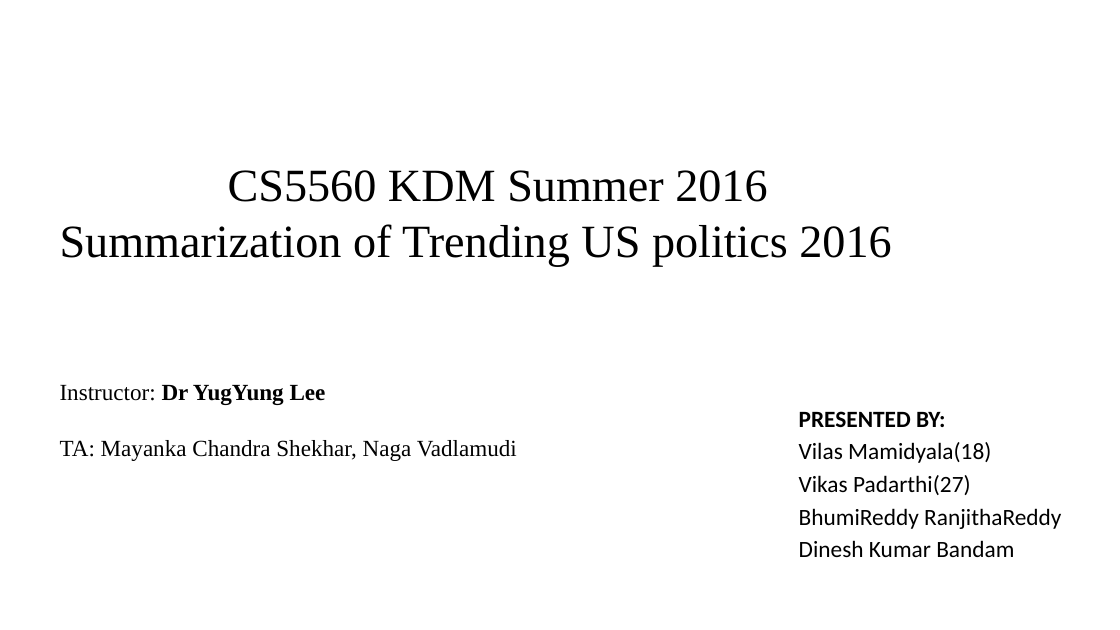
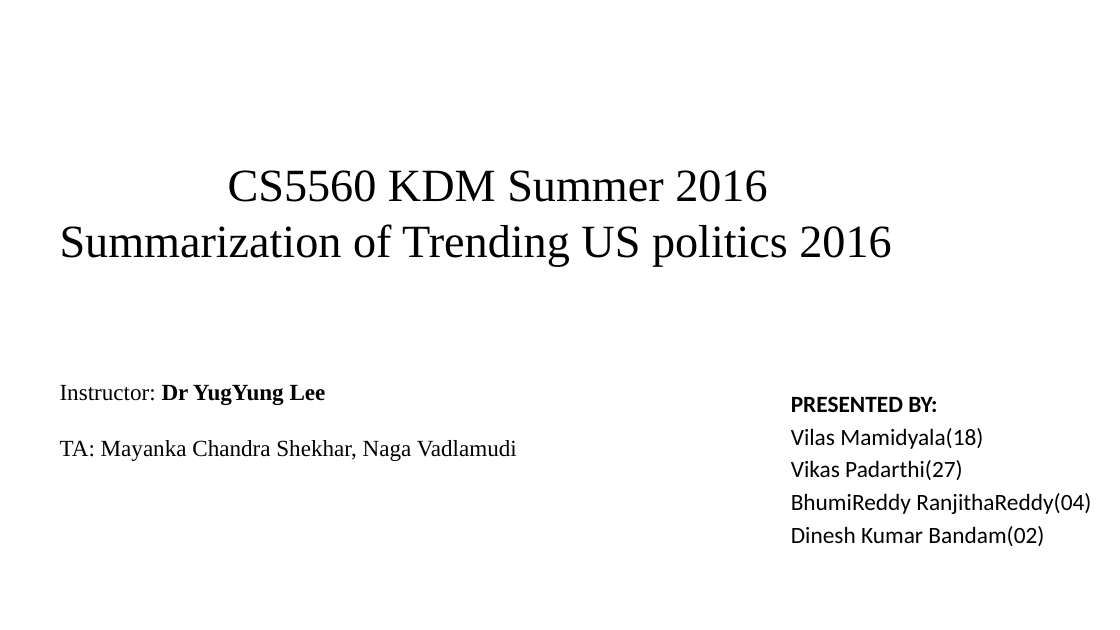
Before and after one commit to vilasmamidyala/KDM_SM16_SM, a slide deck: slide 1 of Documentation/KDM Presentation final.pptx. Drawn at 1120x630 pixels with LibreOffice and Linux fonts; fonts in the diff are those of the drawing; background and template pictures are left out. Boxes give left, top, right and bottom in pixels: in the first picture for what was removed or moved away, otherwise in the second. Text is boxed around its words. In the diff, an @@ line names an element or a change of style, - is before the commit and + after.

Commit message:
little changes

```diff
--- a/Documentation/KDM Presentation final.pptx
+++ b/Documentation/KDM Presentation final.pptx
@@ subtitle "PRESENTED BY:" moved from (x1=799, y1=411, x2=1061, y2=557) to (x1=791, y1=396, x2=1091, y2=546) @@
@@ subtitle at (x1=791, y1=493, x2=1091, y2=546): text changed @@
-BhumiReddy RanjithaReddy
-Dinesh Kumar Bandam
+BhumiReddy RanjithaReddy(04)
+Dinesh Kumar Bandam(02)
```
